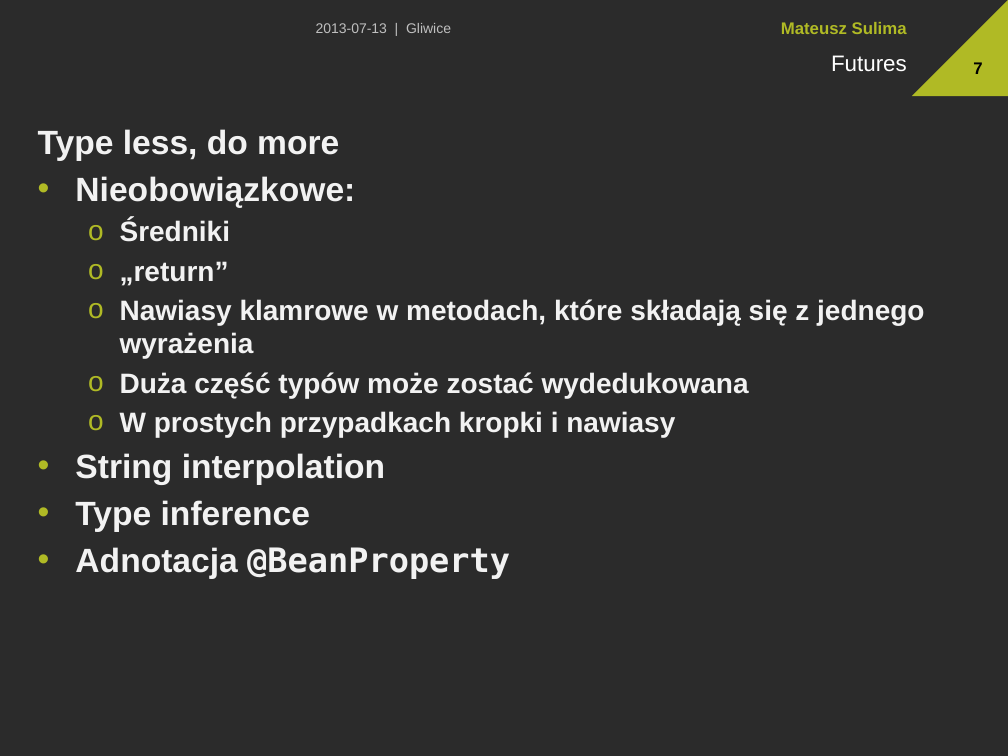
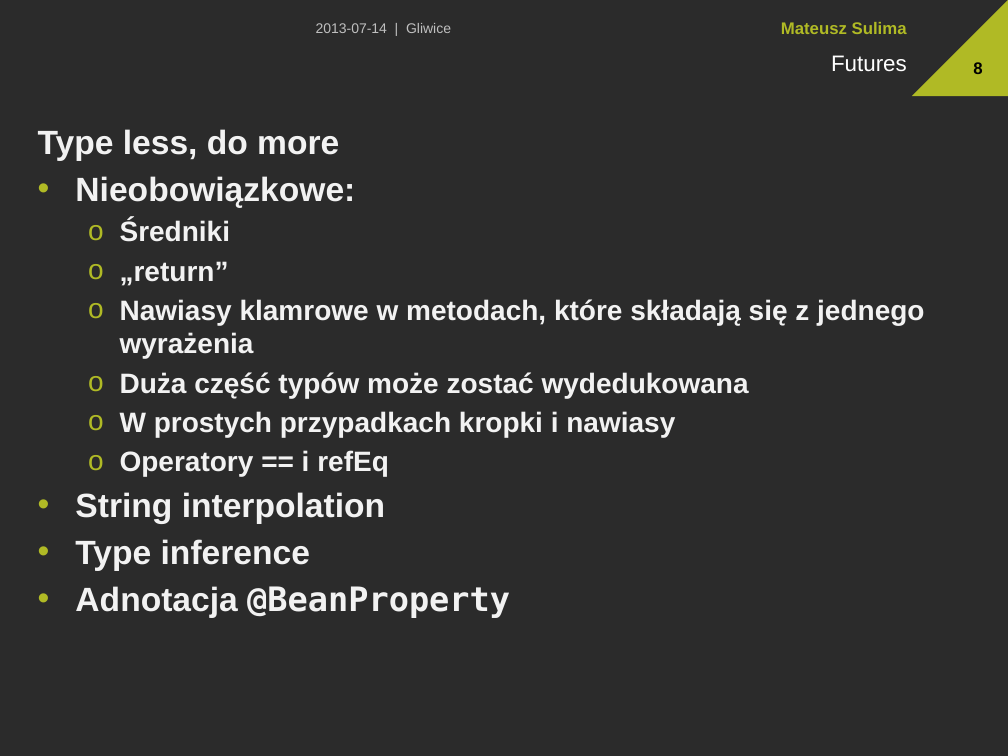
Before and after one commit to msulima/scala-sugar, a slide deck: slide 8 of Presentation.pptx (slide 7 before the commit). Drawn at 1008x756 pixels with LibreOffice and Linux fonts; fonts in the diff are those of the drawing; background and template pictures are left out; a plain dark background stands for a picture behind light text. Boxes give left, top, right and bottom in pixels: in the first picture for what was removed or moved away, otherwise in the second. Text is boxed around its words. In the diff, an @@ line names an element or a change of style, - is before the commit and + after.

```diff
--- a/Presentation.pptx
+++ b/Presentation.pptx
@@ text at [316,23,451,33]: text changed @@
-2013-07-13 | Gliwice
+2013-07-14 | Gliwice
@@ page number at [973,62,982,74]: text changed @@
-7
+8
@@ text at [120,450,389,476]: paragraph added @@
+  o Operatory == i refEq
```
Also in this commit, not shown: 19 other slides changed, 2 slides added, 3 other files.
